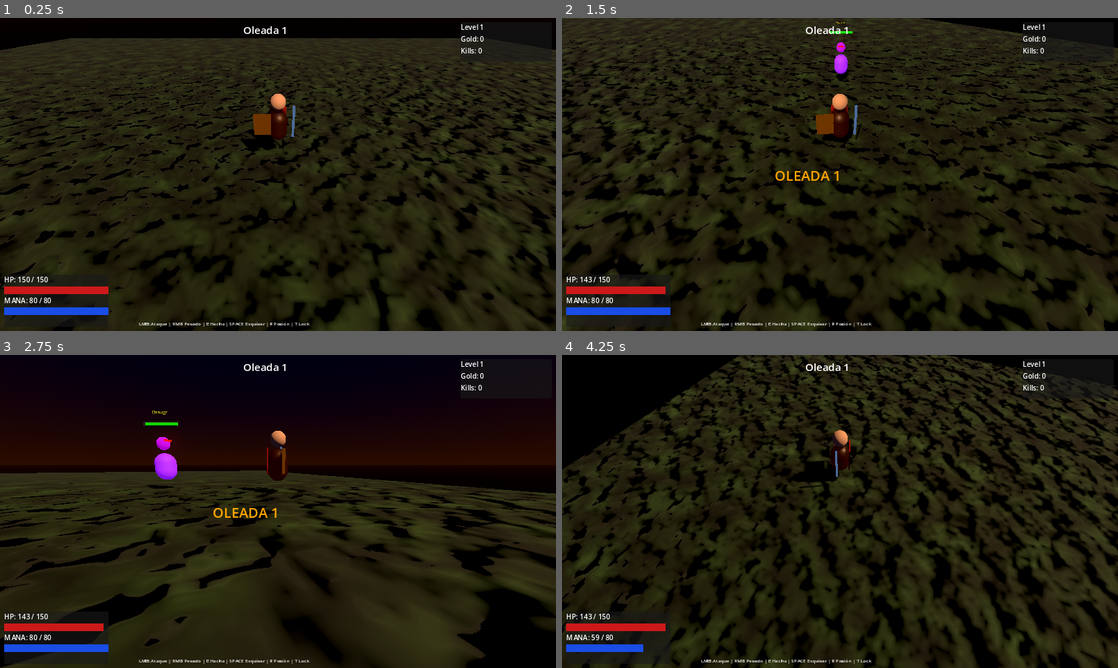
Above: before the commit, frames 1-4 (two rows, left to right).
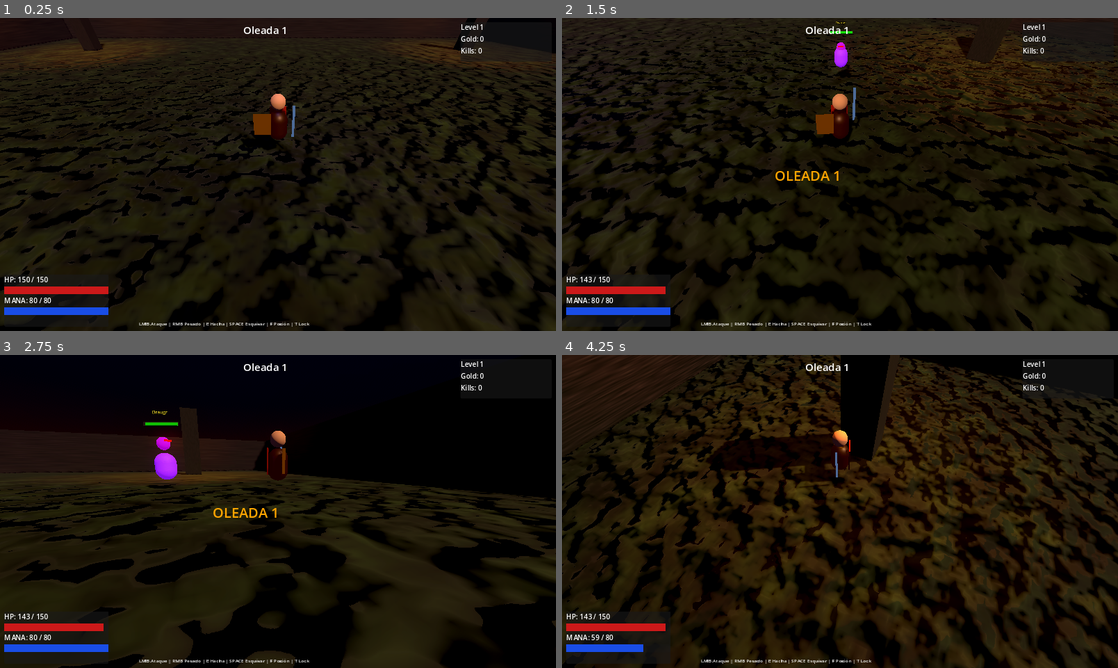
Above: after the commit, the same moments.

Repository: maicolrtu531-lab/michael
Game: Godot game, scene res://scenes/world/main.tscn
Same seed, same stepped clock (60 frames per second), same inputs: the game is played once before the commit and once after it.
Inputs (mouse positions are in pixels of both pictures, inside the frame that each line leads up to):
- Up to frame 1 (0.25 s): no input
- Up to frame 2 (1.5 s): tap Enter (ui_accept) at 0.5, 0.77 s; move the mouse to (962, 158) at 0.52 s; hold D (move_right) 0.53-1.28 s; tap Space (dodge) at 0.6 s; move the mouse to (728, 190) at 1.27 s; hold S (move_backward) from 1.28 s (still down); right-click (728, 190) at 1.35 s
- Up to frame 3 (2.75 s): tap Enter (ui_accept) at 1.52 s; tap Space (dodge) at 1.55, 2.3 s; move the mouse to (333, 442) at 2.02 s; release S (move_backward) at 2.03 s; hold D (move_right) from 2.03 s (still down); click (333, 442) at 2.1 s
- Up to frame 4 (4.25 s): move the mouse to (812, 574) at 2.77 s; release D (move_right) at 2.78 s; hold W (move_forward) 2.78-3.53 s; tap R (blizzard) at 2.85 s; tap Enter (ui_accept) at 3.02, 3.77 s; tap Space (dodge) at 3.05, 3.6 s; move the mouse to (1006, 558) at 3.52 s; hold A (move_left) from 3.53 s (still down)

The runs differ from the first frame. In frame 1, 31% of the frame differs, in the area x 0-100%, y 0-100%; in frame 2, 33%; in frame 3, 26%; in frame 4, 45%.

Commit message:
Add animations (sword swing, body bob, death), arena walls, pillars, torches, stone textures

Diff:
--- a/godot-wrath/scenes/world/main.tscn
+++ b/godot-wrath/scenes/world/main.tscn
@@ -7,8 +7,8 @@
 [sub_resource type="FastNoiseLite" id="Noise_ground"]
 noise_type = 1
 seed = 42
-frequency = 0.08
-fractal_octaves = 4
+frequency = 0.06
+fractal_octaves = 5
 
 [sub_resource type="NoiseTexture2D" id="GroundTex"]
 width = 512
@@ -19,7 +19,7 @@
 [sub_resource type="FastNoiseLite" id="Noise_normal"]
 noise_type = 1
 seed = 99
-frequency = 0.12
+frequency = 0.1
 fractal_octaves = 3
 
 [sub_resource type="NoiseTexture2D" id="GroundNormal"]
@@ -31,33 +31,54 @@
 
 [sub_resource type="PlaneMesh" id="PlaneMesh_1"]
 size = Vector2(60, 60)
-subdivide_width = 8
-subdivide_depth = 8
+subdivide_width = 12
+subdivide_depth = 12
 
 [sub_resource type="StandardMaterial3D" id="Mat_ground"]
-albedo_color = Color(0.18, 0.28, 0.12, 1)
+albedo_color = Color(0.15, 0.22, 0.1, 1)
 albedo_texture = SubResource("GroundTex")
 normal_enabled = true
 normal_texture = SubResource("GroundNormal")
-normal_scale = 1.5
+normal_scale = 2.0
 roughness = 0.95
-metallic = 0.0
 
 [sub_resource type="WorldBoundaryShape3D" id="WorldBound_1"]
 
-[sub_resource type="FastNoiseLite" id="Noise_sky"]
+[sub_resource type="BoxMesh" id="Pillar_mesh"]
+size = Vector3(1.2, 5.0, 1.2)
+
+[sub_resource type="FastNoiseLite" id="Noise_stone"]
 noise_type = 0
-seed = 7
-frequency = 0.02
+seed = 55
+frequency = 0.5
+
+[sub_resource type="NoiseTexture2D" id="StoneTex"]
+width = 256
+height = 256
+seamless = true
+noise = SubResource("Noise_stone")
+
+[sub_resource type="StandardMaterial3D" id="Mat_stone"]
+albedo_color = Color(0.28, 0.25, 0.22, 1)
+albedo_texture = SubResource("StoneTex")
+roughness = 0.9
+metallic = 0.1
+
+[sub_resource type="BoxShape3D" id="PillarCol"]
+size = Vector3(1.2, 5.0, 1.2)
+
+[sub_resource type="BoxMesh" id="Wall_mesh"]
+size = Vector3(60, 4.0, 0.8)
+
+[sub_resource type="BoxShape3D" id="WallCol"]
+size = Vector3(60, 4.0, 0.8)
 
 [sub_resource type="ProceduralSkyMaterial" id="SkyMat_1"]
-sky_top_color = Color(0.03, 0.03, 0.1, 1)
-sky_horizon_color = Color(0.18, 0.08, 0.04, 1)
-sky_curve = 0.15
-ground_bottom_color = Color(0.05, 0.03, 0.02, 1)
-ground_horizon_color = Color(0.12, 0.06, 0.03, 1)
-sun_angle_max = 30.0
-sun_curve = 0.3
+sky_top_color = Color(0.02, 0.02, 0.08, 1)
+sky_horizon_color = Color(0.15, 0.06, 0.03, 1)
+sky_curve = 0.12
+ground_bottom_color = Color(0.04, 0.02, 0.01, 1)
+ground_horizon_color = Color(0.1, 0.04, 0.02, 1)
 
 [sub_resource type="Sky" id="Sky_1"]
 sky_material = SubResource("SkyMat_1")
@@ -66,15 +87,16 @@
 background_mode = 2
 sky = SubResource("Sky_1")
 ambient_light_source = 2
-ambient_light_color = Color(0.2, 0.2, 0.35, 1)
-ambient_light_energy = 0.6
+ambient_light_color = Color(0.18, 0.15, 0.28, 1)
+ambient_light_energy = 0.7
 fog_enabled = true
-fog_light_color = Color(0.08, 0.06, 0.12, 1)
-fog_density = 0.006
-fog_aerial_perspective = 0.3
+fog_light_color = Color(0.06, 0.04, 0.1, 1)
+fog_density = 0.007
+fog_aerial_perspective = 0.4
 glow_enabled = true
-glow_intensity = 0.4
-glow_bloom = 0.1
+glow_intensity = 0.6
+glow_bloom = 0.15
+glow_hdr_threshold = 0.7
 
 [node name="Main" type="Node3D"]
 script = ExtResource("1")
@@ -83,17 +105,11 @@
 environment = SubResource("Env_1")
 
 [node name="DirectionalLight3D" type="DirectionalLight3D" parent="."]
-transform = Transform3D(0.866, -0.353, 0.354, 0, 0.707, 0.707, -0.5, -0.612, 0.612, 0, 12, 0)
-light_color = Color(0.9, 0.75, 0.55, 1)
-light_energy = 1.5
+transform = Transform3D(0.866, -0.353, 0.354, 0, 0.707, 0.707, -0.5, -0.612, 0.612, 0, 14, 0)
+light_color = Color(0.85, 0.7, 0.5, 1)
+light_energy = 1.3
 shadow_enabled = true
-shadow_bias = 0.05
-
-[node name="OmniLight_ambient" type="OmniLight3D" parent="."]
-transform = Transform3D(1, 0, 0, 0, 1, 0, 0, 0, 1, 0, 8, 0)
-light_color = Color(0.3, 0.2, 0.5, 1)
-light_energy = 0.8
-omni_range = 40.0
+shadow_bias = 0.04
 
 [node name="Ground" type="StaticBody3D" parent="."]
 
@@ -104,6 +120,116 @@
 [node name="CollisionShape3D" type="CollisionShape3D" parent="Ground"]
 shape = SubResource("WorldBound_1")
 
+[node name="WallNorth" type="StaticBody3D" parent="."]
+transform = Transform3D(1, 0, 0, 0, 1, 0, 0, 0, 1, 0, 2, -30)
+
+[node name="Mesh" type="MeshInstance3D" parent="WallNorth"]
+mesh = SubResource("Wall_mesh")
+surface_material_override/0 = SubResource("Mat_stone")
+
+[node name="Col" type="CollisionShape3D" parent="WallNorth"]
+shape = SubResource("WallCol")
+
+[node name="WallSouth" type="StaticBody3D" parent="."]
+transform = Transform3D(1, 0, 0, 0, 1, 0, 0, 0, 1, 0, 2, 30)
+
+[node name="Mesh" type="MeshInstance3D" parent="WallSouth"]
+mesh = SubResource("Wall_mesh")
+surface_material_override/0 = SubResource("Mat_stone")
+
+[node name="Col" type="CollisionShape3D" parent="WallSouth"]
+shape = SubResource("WallCol")
+
+[node name="WallEast" type="StaticBody3D" parent="."]
+transform = Transform3D(0, 0, 1, 0, 1, 0, -1, 0, 0, 30, 2, 0)
+
+[node name="Mesh" type="MeshInstance3D" parent="WallEast"]
+mesh = SubResource("Wall_mesh")
+surface_material_override/0 = SubResource("Mat_stone")
+
+[node name="Col" type="CollisionShape3D" parent="WallEast"]
+shape = SubResource("WallCol")
+
+[node name="WallWest" type="StaticBody3D" parent="."]
+transform = Transform3D(0, 0, 1, 0, 1, 0, -1, 0, 0, -30, 2, 0)
+
+[node name="Mesh" type="MeshInstance3D" parent="WallWest"]
+mesh = SubResource("Wall_mesh")
+surface_material_override/0 = SubResource("Mat_stone")
+
+[node name="Col" type="CollisionShape3D" parent="WallWest"]
+shape = SubResource("WallCol")
+
+[node name="Pillar_NE" type="StaticBody3D" parent="."]
+transform = Transform3D(1, 0, 0, 0, 1, 0, 0, 0, 1, 20, 2.5, -20)
+
+[node name="Mesh" type="MeshInstance3D" parent="Pillar_NE"]
+mesh = SubResource("Pillar_mesh")
+surface_material_override/0 = SubResource("Mat_stone")
+
+[node name="Col" type="CollisionShape3D" parent="Pillar_NE"]
+shape = SubResource("PillarCol")
+
+[node name="Torch_NE" type="OmniLight3D" parent="Pillar_NE"]
+transform = Transform3D(1, 0, 0, 0, 1, 0, 0, 0, 1, 0, 2.8, 0)
+light_color = Color(1.0, 0.55, 0.1, 1)
+light_energy = 3.5
+omni_range = 12.0
+
+[node name="Pillar_NW" type="StaticBody3D" parent="."]
+transform = Transform3D(1, 0, 0, 0, 1, 0, 0, 0, 1, -20, 2.5, -20)
+
+[node name="Mesh" type="MeshInstance3D" parent="Pillar_NW"]
+mesh = SubResource("Pillar_mesh")
+surface_material_override/0 = SubResource("Mat_stone")
+
+[node name="Col" type="CollisionShape3D" parent="Pillar_NW"]
+shape = SubResource("PillarCol")
+
+[node name="Torch_NW" type="OmniLight3D" parent="Pillar_NW"]
+transform = Transform3D(1, 0, 0, 0, 1, 0, 0, 0, 1, 0, 2.8, 0)
+light_color = Color(1.0, 0.55, 0.1, 1)
+light_energy = 3.5
+omni_range = 12.0
+
+[node name="Pillar_SE" type="StaticBody3D" parent="."]
+transform = Transform3D(1, 0, 0, 0, 1, 0, 0, 0, 1, 20, 2.5, 20)
+
+[node name="Mesh" type="MeshInstance3D" parent="Pillar_SE"]
+mesh = SubResource("Pillar_mesh")
+surface_material_override/0 = SubResource("Mat_stone")
+
+[node name="Col" type="CollisionShape3D" parent="Pillar_SE"]
+shape = SubResource("PillarCol")
+
+[node name="Torch_SE" type="OmniLight3D" parent="Pillar_SE"]
+transform = Transform3D(1, 0, 0, 0, 1, 0, 0, 0, 1, 0, 2.8, 0)
+light_color = Color(1.0, 0.55, 0.1, 1)
+light_energy = 3.5
+omni_range = 12.0
+
+[node name="Pillar_SW" type="StaticBody3D" parent="."]
+transform = Transform3D(1, 0, 0, 0, 1, 0, 0, 0, 1, -20, 2.5, 20)
+
+[node name="Mesh" type="MeshInstance3D" parent="Pillar_SW"]
+mesh = SubResource("Pillar_mesh")
+surface_material_override/0 = SubResource("Mat_stone")
+
+[node name="Col" type="CollisionShape3D" parent="Pillar_SW"]
+shape = SubResource("PillarCol")
+
+[node name="Torch_SW" type="OmniLight3D" parent="Pillar_SW"]
+transform = Transform3D(1, 0, 0, 0, 1, 0, 0, 0, 1, 0, 2.8, 0)
+light_color = Color(1.0, 0.55, 0.1, 1)
+light_energy = 3.5
+omni_range = 12.0
+
+[node name="CenterLight" type="OmniLight3D" parent="."]
+transform = Transform3D(1, 0, 0, 0, 1, 0, 0, 0, 1, 0, 6, 0)
+light_color = Color(0.4, 0.3, 0.7, 1)
+light_energy = 1.5
+omni_range = 35.0
+
 [node name="Player" parent="." instance=ExtResource("3")]
 transform = Transform3D(1, 0, 0, 0, 1, 0, 0, 0, 1, 0, 1, 0)
 
@@ -125,13 +251,13 @@
 transform = Transform3D(1, 0, 0, 0, 1, 0, 0, 0, 1, 0, 0, -12)
 
 [node name="SP5" type="Marker3D" parent="SpawnPoints"]
-transform = Transform3D(1, 0, 0, 0, 1, 0, 0, 0, 1, 15, 0, 15)
+transform = Transform3D(1, 0, 0, 0, 1, 0, 0, 0, 1, 14, 0, 14)
 
 [node name="SP6" type="Marker3D" parent="SpawnPoints"]
-transform = Transform3D(1, 0, 0, 0, 1, 0, 0, 0, 1, -15, 0, -15)
+transform = Transform3D(1, 0, 0, 0, 1, 0, 0, 0, 1, -14, 0, -14)
 
 [node name="SP7" type="Marker3D" parent="SpawnPoints"]
-transform = Transform3D(1, 0, 0, 0, 1, 0, 0, 0, 1, 15, 0, -15)
+transform = Transform3D(1, 0, 0, 0, 1, 0, 0, 0, 1, 14, 0, -14)
 
 [node name="SP8" type="Marker3D" parent="SpawnPoints"]
-transform = Transform3D(1, 0, 0, 0, 1, 0, 0, 0, 1, -15, 0, 15)
+transform = Transform3D(1, 0, 0, 0, 1, 0, 0, 0, 1, -14, 0, 14)
--- a/godot-wrath/scripts/enemies/enemy_base.gd
+++ b/godot-wrath/scripts/enemies/enemy_base.gd
@@ -15,6 +15,7 @@
 var frozen_timer : float = 0.0
 var knockback    : Vector3 = Vector3.ZERO
 var gravity_vel  : float = 0.0
+var _anim_timer  : float = 0.0
 
 enum State { IDLE, CHASE, ATTACK, DEAD }
 var state  : State = State.IDLE
@@ -159,6 +160,9 @@
 					player.take_damage(attack_dmg)
 				_flash(Color(1.0, 0.3, 0.0, 1))
 
+	_anim_timer += delta * (3.0 if state == State.CHASE else 1.5)
+	if mesh:
+		mesh.position.y = mesh.position.y + sin(_anim_timer) * 0.008
 	move_and_slide()
 	_update_hp_bar()
 
@@ -211,6 +215,10 @@
 	is_dead = true
 	state   = State.DEAD
 	velocity = Vector3.ZERO
+	if mesh:
+		var t = create_tween()
+		t.tween_property(mesh, "scale", Vector3(1.3, 0.1, 1.3), 0.5)
+		t.tween_property(mesh, "modulate", Color(1, 1, 1, 0), 0.3)
 	if name_label:  name_label.visible  = false
 	if hp_bar_bg:   hp_bar_bg.visible   = false
 	if hp_bar_fg:   hp_bar_fg.visible   = false
--- a/godot-wrath/scripts/player/player.gd
+++ b/godot-wrath/scripts/player/player.gd
@@ -39,6 +39,12 @@
 var lock_range    : float  = 14.0
 var melee_range   : float  = 2.5   # distance for melee hit detection
 
+var _tween : Tween = null
+var _sword_node : MeshInstance3D = null
+var _body_node  : MeshInstance3D = null
+var _bob_timer  : float = 0.0
+var _is_moving  : bool  = false
+
 signal health_changed(current, maximum)
 signal mana_changed(current, maximum)
 signal level_up(new_level)
@@ -56,6 +62,19 @@
 	mana = max_mana
 	add_to_group("player")
 	Input.mouse_mode = Input.MOUSE_MODE_CONFINED_HIDDEN
+	_sword_node = get_node_or_null("Sword")
+	_body_node  = get_node_or_null("Body")
+
+func _animate(delta: float) -> void:
+	var moving = velocity.length() > 1.0 and is_on_floor()
+	if moving:
+		_bob_timer += delta * 8.0
+		if _body_node:
+			_body_node.position.y = 0.75 + sin(_bob_timer) * 0.04
+		if _sword_node:
+			_sword_node.position.y = 0.9 + sin(_bob_timer * 0.5) * 0.03
+	elif _body_node:
+		_body_node.position.y = lerp(_body_node.position.y, 0.75, 8.0 * delta)
 
 func _input(event: InputEvent) -> void:
 	if event is InputEventMouseMotion and not locked_target:
@@ -74,6 +93,7 @@
 	_handle_combat()
 	_handle_spells()
 	_regen_mana(delta)
+	_animate(delta)
 	move_and_slide()
 
 func _apply_gravity(delta: float) -> void:
@@ -142,6 +162,11 @@
 	dodge_timer = 0.32
 	invincible  = 0.38
 	dodge_dir   = dir
+	# Visual lean during dodge
+	if _body_node and _tween == null or (_tween != null and not _tween.is_running()):
+		var lean = create_tween()
+		lean.tween_property(_body_node, "rotation_degrees", Vector3(25, 0, 0), 0.15)
+		lean.tween_property(_body_node, "rotation_degrees", Vector3(0, 0, 0), 0.2)
 
 func _handle_combat() -> void:
 	if attack_cd > 0 or is_dodging:
@@ -173,6 +198,7 @@
 	combo_timer  = 0.55
 	attack_cd    = 0.35 if not heavy else 0.6
 	is_attacking = true
+	_swing_sword()
 
 	var dmg_mult = 2.0 if heavy else 1.0
 	if combo_count == 2: dmg_mult *= 1.5
@@ -195,6 +221,17 @@
 		var kb = diff.normalized() * 7.0
 		e.take_damage(dmg, kb)
 
+func _swing_sword() -> void:
+	if not _sword_node:
+		return
+	if _tween:
+		_tween.kill()
+	_tween = create_tween()
+	_tween.tween_property(_sword_node, "position", Vector3(0.45, 1.2, -0.3), 0.12)
+	_tween.tween_property(_sword_node, "rotation_degrees", Vector3(-60, 0, 0), 0.12)
+	_tween.tween_property(_sword_node, "position", Vector3(0.45, 0.9, 0.1), 0.15)
+	_tween.tween_property(_sword_node, "rotation_degrees", Vector3(0, 0, 0), 0.15)
+
 func _throw_axe() -> void:
 	if axe_cd > 0 or mana < 15:
 		return
Not shown: 1 places in godot-wrath/scenes/world/main.tscn that only renumber resources
